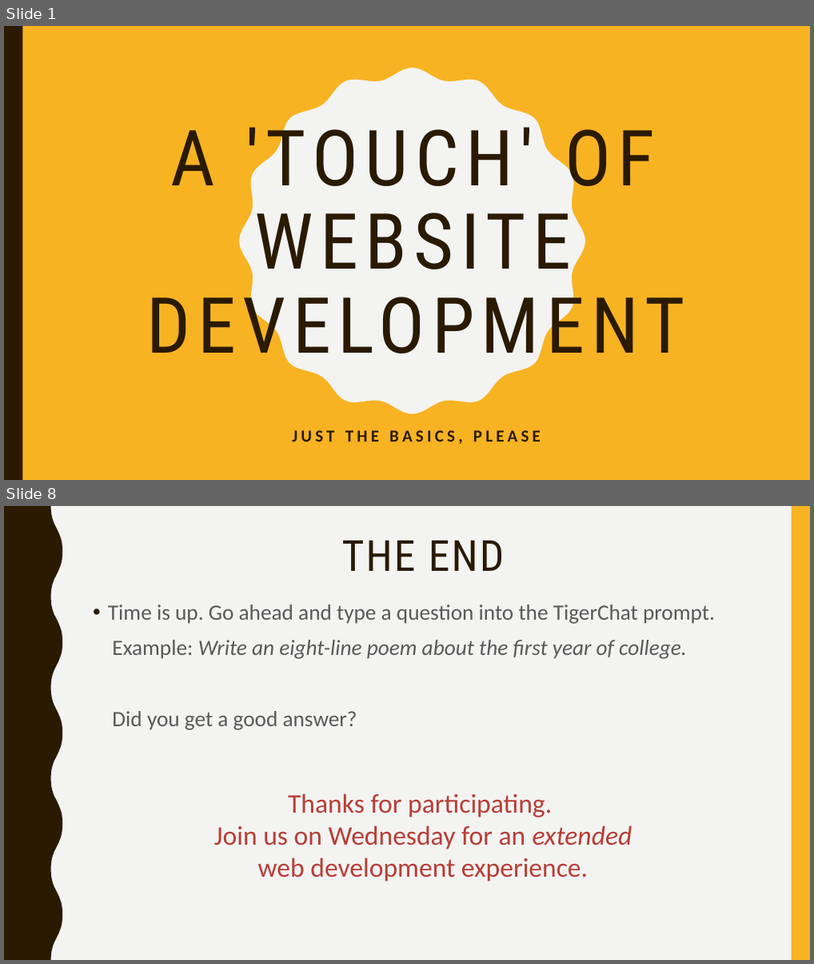
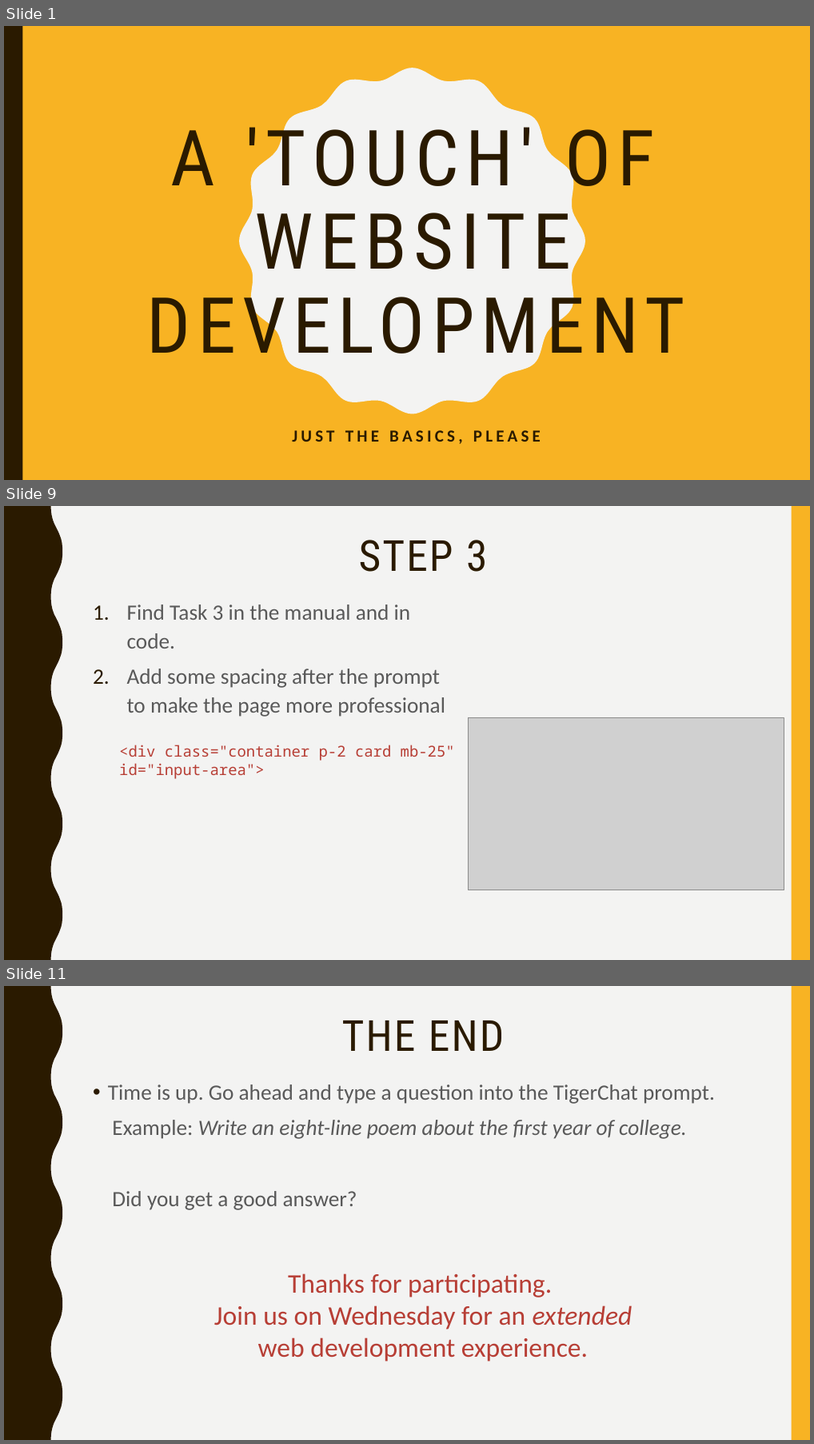
Before and after one commit to MAD-NTID/SVP-LLM-Web2, a slide deck: SVP-mobiweb-web-guide-Monday.pptx. Shown one above the other, each under a label of ours: slides 1 and 8 before the commit, slides 1, 9 and 11 after it; the slides between them are not shown. The pictures are 814x964 and 814x1444 pixels, drawn with LibreOffice and Linux fonts; fonts in the diff are those of the drawing; grey boxes stand for pictures. Boxes give left, top, right and bottom in pixels: in the first picture for what was removed or moved away, otherwise in the second. Text is boxed around its words. In the diff, an @@ line names an element or a change of style, - is before the commit and + after.

```diff
--- a/SVP-mobiweb-web-guide-Monday.pptx
+++ b/SVP-mobiweb-web-guide-Monday.pptx
@@ slide 9 added at <box>4,506,810,960</box>, background #F3F3F2; not listed: 2 template elements that a slide beside it also shows @@
@@ title added at <box>359,540,487,572</box>, 51 pt, text #2A1A00 @@
+STEP 3
@@ text added at <box>127,604,446,716</box>, 26 pt, text #595959 @@
+1. Find Task 3 in the manual and in code.
+2. Add some spacing after the prompt to make the page more professional
@@ picture added at <box>468,717,784,889</box> @@
@@ text added at <box>119,744,455,779</box>, 18 pt, text #B73E35 @@
+<div class="container p-2 card mb-25" id="input-area">
@@ what was slide 8 is now slide 11 @@
```
Also in this commit, not shown: 6 slides changed, 2 other slides added.
